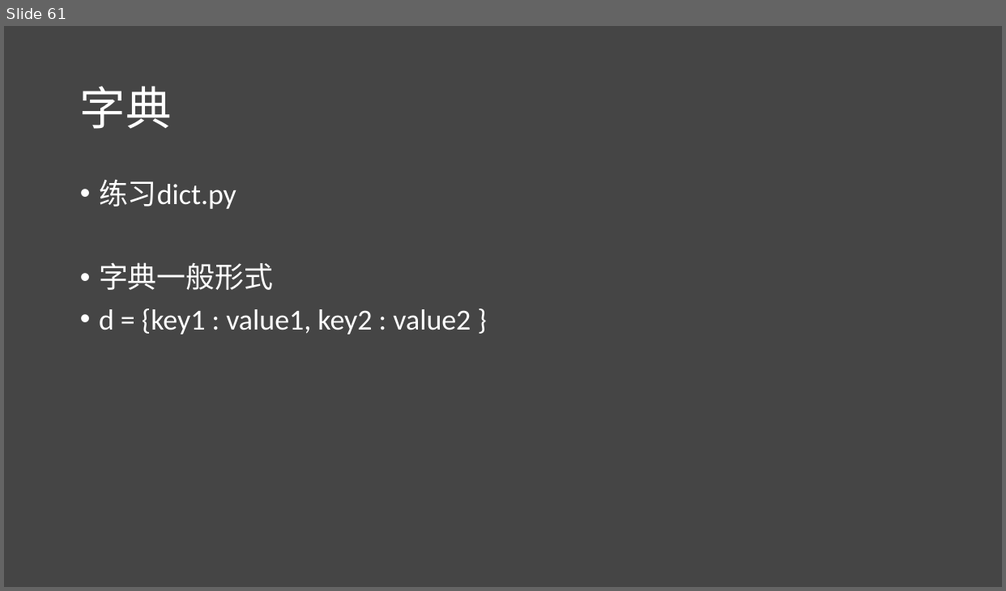
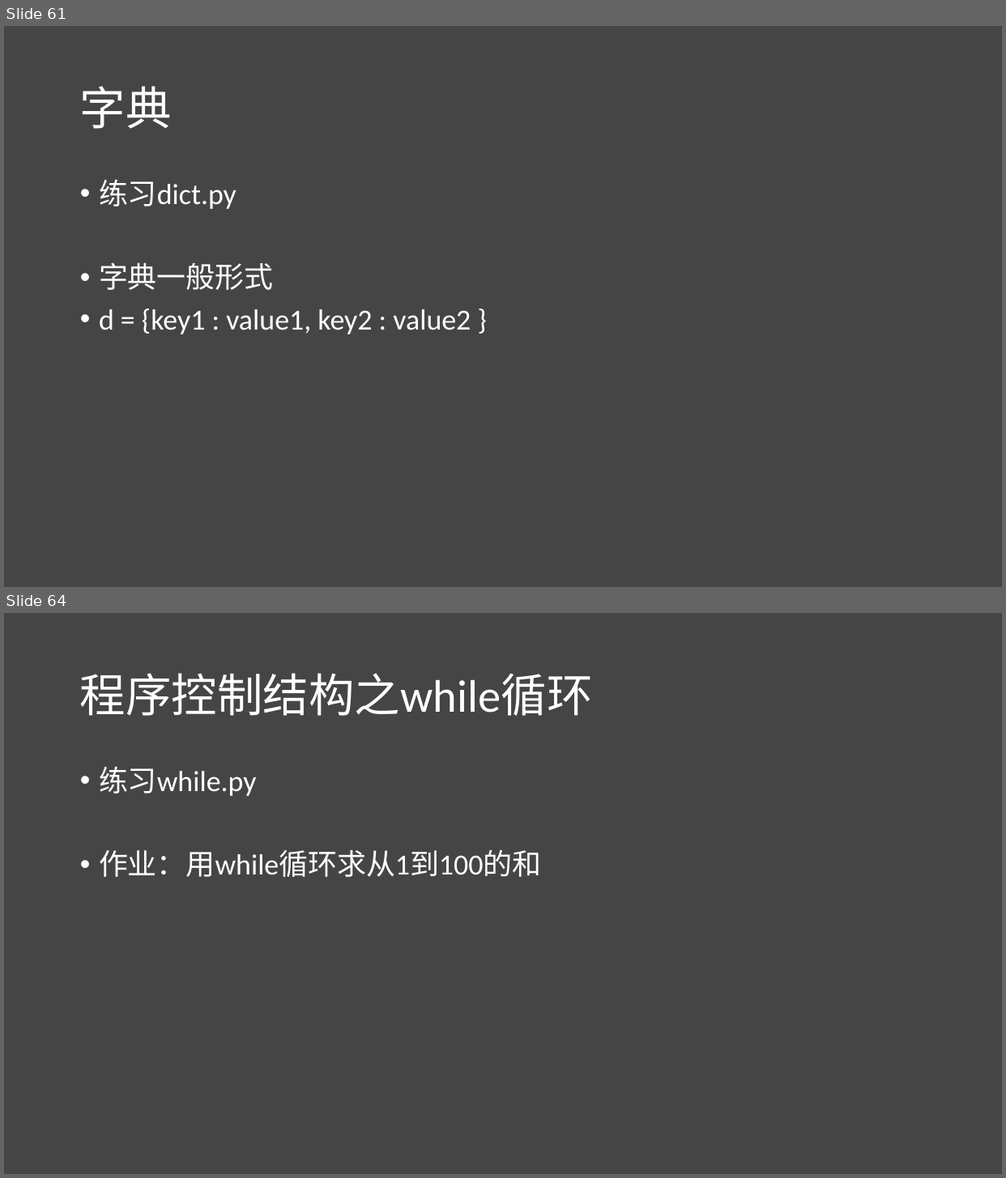
Before and after one commit to lichao312214129/lc_rsfmri_tools_python, a slide deck: The_first_ml_training/第一届机器学习实战班.pptx. Shown one above the other, each under a label of ours: slide 61 before the commit, slides 61 and 64 after it; the slides between them are not shown. The pictures are 1006x591 and 1006x1178 pixels, drawn with LibreOffice and Linux fonts; fonts in the diff are those of the drawing. Boxes give left, top, right and bottom in pixels: in the first picture for what was removed or moved away, otherwise in the second. Text is boxed around its words. In the diff, an @@ line names an element or a change of style, - is before the commit and + after.

```diff
--- a/The_first_ml_training/第一届机器学习实战班.pptx
+++ b/The_first_ml_training/第一届机器学习实战班.pptx
@@ slide 64 added at <box>4,613,1002,1174</box>, background #454545 @@
@@ title added at <box>80,673,593,716</box>, 44 pt, text #FFFFFF @@
+程序控制结构之while循环
@@ text added at <box>99,766,541,877</box>, 28 pt, text #FFFFFF @@
+• 练习while.py
+• 作业：用while循环求从1到100的和
```
Also in this commit, not shown: 6 other slides added, 17 other files.
